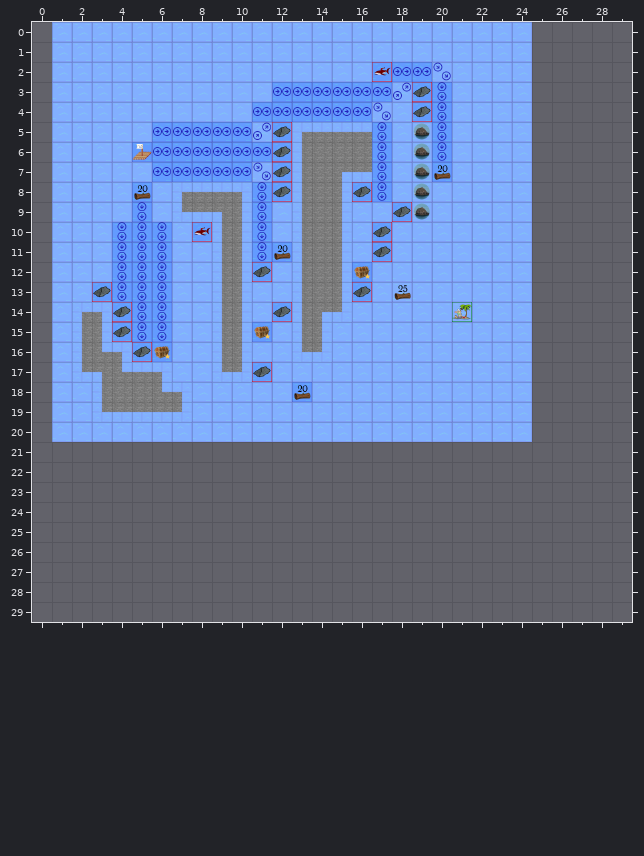
An edit to a level. Tiled map (JSON), TechnicalPrototype/core/assets/levels/7SharpRocksTutorial.json. Above: the version before the commit.
Cells are 50x50 px. Shown: x 0..29, y 0..29. The old version is drawn lined up with the new one.
New version:
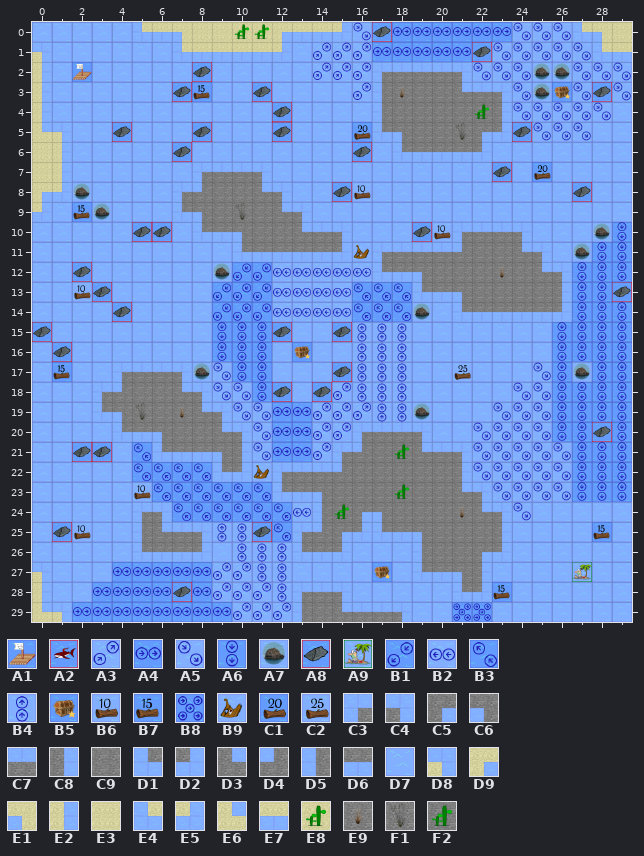
Key: from "updatedTiledSet": A1 0 "Raft", A2 2 "Enemy", A3 3 "Current", A4 4 "Current", A5 5 "Current", A6 6 "Current", A7 7 "Rock", A8 8, A9 9 "Goal", B1 10 "Current", B2 11 "Current", B3 12 "Current", B4 13 "Current", B5 14 "Treasure", B6 15 "Wood", B7 16 "Wood", B8 18 "Current", B9 21 "Wood", C1 22 "Wood", C2 23 "Wood", C3 28 "Rock", C4 29 "Rock", C5 30 "Rock", C6 31 "Rock", C7 32 "Rock", C8 33 "Rock", C9 34 "Rock", D1 35 "Rock", D2 36 "Rock", D3 37 "Rock", D4 38 "Rock", D5 39 "Rock", D6 40 "Rock", D7 41 "Rock", D8 43 "Rock", D9 44 "Rock", E1 45 "Rock", E2 47 "Rock", E3 48 "Rock", E4 49 "Rock", E5 50 "Rock", E6 51 "Rock", E7 54 "Rock", E8 55 "Rock", E9 59 "Rock", F1 60 "Rock", F2 61 "Rock".
__ is an empty cell, ## one hidden under a higher layer.
Tiles replaced or removed in this view: A1, A2, A3, A4, A5, A6, A7, A8, A9, B5, C1, C2, C3, C4, C5, C6, C7, C8, C9, D1, D2, D3, D5, D6, D7.
Commit message: Spear Updates and New Sharp Rock Level
Changes in this commit:
Changed rows in their new state; .. is an unchanged cell.
map size 24x21 -> 30x30 cells (old content now starts at 1,0; both pictures use the new coordinates)
Layer "Environment":
first column x 0:
 0 D7 .. .. .. .. E4 E7 E1 E3 E3 E8 E8 D9 E7 E7 E5 A5 A8 A4 A4 A4 A4 A4 A4 A5 A5 A5 E4 E1 E3
 1 D8 .. .. .. .. .. .. E4 E7 E7 E7 E7 E5 .. A3 A3 A3 A4 A4 A4 A4 A4 A8 A5 A5 A5 A5 A5 E4 E7
 2 E2 .. A1 .. .. .. .. .. A8 .. .. .. .. .. A3 A3 A3 C3 C7 C7 C7 C4 A5 A5 A5 A7 A7 A5 A5 A5
 3 E2 .. .. .. .. .. .. A8 .. .. .. A8 D7 D7 D7 D7 A3 D5 E9 C9 C9 D3 C7 C4 A5 A7 .. A5 A8 A5
 4 E2 .. .. .. .. .. .. .. .. .. .. D7 A8 D7 D7 D7 D7 D5 C9 C9 C9 C9 F2 C8 A5 A5 A5 A5 A5 D7
 5 E6 D8 .. .. A8 .. D7 D7 A8 D7 D7 D7 .. D7 D7 D7 ## D1 C6 C9 C9 F1 C5 D2 A8 A5 A5 A5 D7 D7
 6 E3 E2 .. .. .. D7 D7 A8 D7 D7 D7 D7 D7 D7 D7 D7 A8 D7 D1 D6 D6 D6 D2 .. .. D7 D7 D7 D7 D7
 7 E3 E2 .. .. .. .. D7 D7 C3 C7 C7 C4 D7 D7 D7 D7 D7 D7 .. D7 .. .. .. A8 .. .. D7 D7 D7 D7
 8 D9 E5 A7 .. .. .. .. .. D4 C9 C9 D3 C4 D7 D7 A8 ## D7 .. D7 .. .. .. .. .. D7 D7 A8 D7 D7
 9 E5 .. .. A7 .. D7 .. .. C6 C9 F1 C9 D3 C4 D7 D7 .. .. D7 D7 .. .. .. .. .. D7 D7 D7 D7 D7
10 D7 .. .. .. D7 A8 A8 .. D1 D6 C6 C9 C9 D3 C7 C4 .. D7 .. A8 .. C3 C7 C7 C4 D7 D7 D7 A7 A6
11 D7 .. .. .. D7 D7 D7 .. .. D7 D1 D6 D6 D6 D6 D2 B9 C3 C7 C7 C7 D4 C9 C9 D3 C4 D7 A7 A6 A6
12 D7 .. A8 .. D7 D7 D7 .. .. A7 B1 B1 B2 B2 B2 B2 B2 D1 D6 C6 C9 C9 C9 E9 C9 D3 C4 A6 A6 A6
13 D7 .. .. .. D7 D7 D7 .. .. B1 B1 B1 B2 B2 B2 B2 B3 B3 B3 D1 D6 C6 C9 C9 C9 C9 C8 A6 A6 A8
14 D7 .. D7 D7 .. D7 D7 .. .. B1 B1 B1 B2 B2 B2 B2 B3 B3 B3 A7 .. D1 D6 D6 D6 D6 D2 A6 A6 A6
15 A8 .. D7 D7 D7 D7 D7 .. .. A6 A6 A6 A8 D7 D7 A8 B4 B4 B4 .. .. .. .. .. .. D7 A6 A6 A6 A6
16 D7 A8 D7 D7 D7 D7 .. .. .. A6 A6 A6 .. ## D7 .. B4 B4 B4 .. .. .. .. .. .. D7 A6 A6 A6 A6
17 D7 .. D7 D7 C3 .. C7 C4 A7 A5 A6 A6 .. .. .. A8 B4 B4 B4 .. .. .. .. .. .. A5 A6 A7 A6 A6
18 D7 .. .. C3 D4 .. C9 D3 C4 A5 A5 A6 A8 .. A8 A3 B4 B4 B4 .. .. .. .. .. A5 A5 A6 A6 A6 A6
19 D7 .. .. .. C6 F1 C9 E9 D3 C4 A5 A5 A4 A4 A3 A3 A3 B4 B4 A7 .. .. .. A5 A5 A5 A6 A6 A6 A6
20 D7 .. .. .. D1 D6 C6 C9 C9 D3 C4 A5 A4 A4 A3 A3 C3 C7 C7 C4 .. .. A5 A5 A5 A5 A6 A6 A8 A6
21 D7 D7 A8 A8 D7 B3 D1 D6 D6 C6 C8 A5 A4 A4 A3 C3 D4 C9 F2 D3 C7 C4 A5 A5 A5 A5 A5 A6 A6 A6
22 D7 D7 D7 D7 D7 B3 B3 B3 B3 D1 D2 B9 C3 C7 C7 D4 C9 C9 C9 C9 C9 C8 A5 A5 A5 A5 A5 A6 A6 A6
23 D7 D7 D7 D7 D7 .. B3 B3 B3 B3 B3 B3 D1 D6 C6 C9 C9 C9 F2 C9 C9 D3 C4 A5 A5 A5 A5 A6 A6 A6
24 D7 D7 D7 D7 D7 C3 C4 B3 B3 B3 B3 B3 B3 B2 D5 F2 C5 C6 C9 C9 C9 E9 D3 C4 A5 D7 D7 D7 D7 D7
25 D7 A8 .. D7 D7 D5 D3 C7 C4 B4 B4 A8 B3 C3 D4 C5 D2 D1 D6 C6 C9 C9 C9 C8 D7 D7 D7 D7 .. D7
26 D7 D7 D7 D7 D7 D1 D6 D6 D2 D7 B4 B4 B4 D1 D6 D2 D7 D7 D7 D5 C9 C9 C5 D2 D7 D7 D7 D7 D7 D7
27 D8 D7 D7 D7 A4 A4 A4 A4 A4 A3 A3 B4 B4 D7 D7 D7 D7 .. D7 D1 D6 C6 C8 D7 D7 D7 D7 A9 D7 D7
28 E2 D7 D7 A4 A4 A4 A4 A8 A4 A3 A3 A3 B4 C3 C7 C4 D7 D7 D7 D7 D7 D1 D2 .. D7 D7 D7 D7 D7 D7
29 E6 D8 A4 A4 A4 A4 A4 A4 A4 A4 A3 A3 A3 D5 C9 D3 C7 C7 C4 D7 D7 B8 B8 D7 D7 D7 D7 D7 D7 D7
Layer "Collectable":
first column x 1:
 2 .. .. .. .. .. .. .. .. .. .. .. .. .. .. .. .. __ .. .. .. .. .. .. .. .. ..
 3 .. .. .. .. .. .. .. B7 .. .. .. .. .. .. .. .. .. .. .. .. .. .. .. .. .. B5
 5 .. .. .. .. .. .. .. .. .. .. .. .. .. .. .. C1 .. .. .. .. .. .. .. .. .. ..
 7 .. .. .. .. .. .. .. .. .. .. .. .. .. .. .. .. .. .. .. __ .. .. .. .. C1 ..
 8 .. .. .. .. __ .. .. .. .. .. .. .. .. .. .. B6 .. .. .. .. .. .. .. .. .. ..
 9 .. B7 .. .. .. .. .. .. .. .. .. .. .. .. .. .. .. .. .. .. .. .. .. .. .. ..
10 .. .. .. .. .. .. .. __ .. .. .. .. .. .. .. .. .. .. .. B6 .. .. .. .. .. ..
11 .. .. .. .. .. .. .. .. .. .. .. __ .. .. .. .. .. .. .. .. .. .. .. .. .. ..
12 .. .. .. .. .. .. .. .. .. .. .. .. .. .. .. __ .. .. .. .. .. .. .. .. .. ..
13 .. B6 .. .. .. .. .. .. .. .. .. .. .. .. .. .. .. __ .. .. .. .. .. .. .. ..
15 .. .. .. .. .. .. .. .. .. .. __ .. .. .. .. .. .. .. .. .. .. .. .. .. .. ..
16 .. .. .. .. .. __ .. .. .. .. .. .. B5 .. .. .. .. .. .. .. .. .. .. .. .. ..
17 B7 .. .. .. .. .. .. .. .. .. .. .. .. .. .. .. .. .. .. .. C2 .. .. .. .. ..
18 .. .. .. .. .. .. .. .. .. .. .. .. __ .. .. .. .. .. .. .. .. .. .. .. .. ..
first column x 2:
23 .. .. .. B6 .. .. .. .. .. .. .. .. .. .. .. .. .. .. .. .. .. .. .. .. .. .. ..
25 B6 .. .. .. .. .. .. .. .. .. .. .. .. .. .. .. .. .. .. .. .. .. .. .. .. .. B7
27 .. .. .. .. .. .. .. .. .. .. .. .. .. .. .. B5 .. .. .. .. .. .. .. .. .. .. ..
28 .. .. .. .. .. .. .. .. .. .. .. .. .. .. .. .. .. .. .. .. .. B7 .. .. .. .. ..
Boxes around the changes in both pictures, in picture pixels (x1, y1, x2, y2):
changed: (32, 22, 632, 622)
